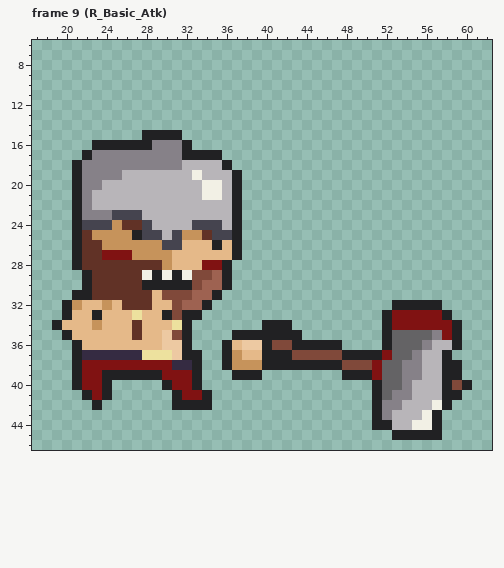
Two states of a pixel-art file, Assets/Smooz/Arts/Heroes/Animation/Attack/Red_Basic_Attack.aseprite. The picture above is the old version.
64x64 pixels, 12 frames. Shown: frame 9 (R_Basic_Atk): x 17..62, y 6..46.
Once edited:
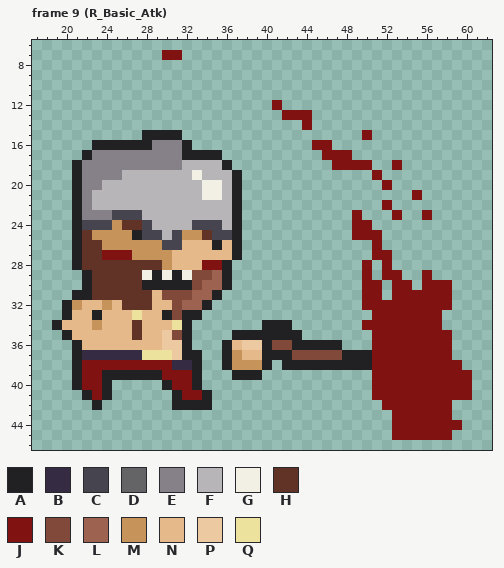
Palette (. is transparent): A #212123  B #352b42  C #45444f  D #646365  E #868188  F #b8b5b9  G #f2f0e5  H #613226  J #801212  K #80493a  L #9e6251  M #c6935b  N #e5b989  P #edc9a2  Q #ede19e
The exact change:
Changed rows in their new state; - is an unchanged pixel.
Frame 9 (R_Basic_Atk), layers "Hammer", "Hand_L Copy":
first column x 30:
 7 JJ
first column x 41:
12 J-------------------
13 -JJJ----------------
14 ---J----------------
15 ---------J----------
16 ----JJ--------------
17 -----JJJ------------
18 ------JJJJ--J-------
19 ----------J---------
20 -----------J--------
21 --------------J-----
22 -----------J--------
23 --------J---J--J----
24 --------JJ----------
25 --------JJJ---------
26 ----------J---------
27 ----------JJ--------
28 ---------J-J--------
29 ---------J-JJ--J----
30 ---------JJ-JJ-JJJ--
31 ---------JJ-JJJJJJ--
32 ---------JJJJJJJJJ--
33 ----------JJ-----.--
34 ---------JJJ-----..-
35 ----------JJJJJJJ-.-
36 ----------JJJJJJJJ.-
37 ----------J-JJJJJJ--
38 .------AAA-JJJJJJJJ-
39 -------...-JJJJJJJJJ
40 ----------JJJJJJJJJJ
41 ----------JJJJJJJJJJ
42 ----------.JJJJJJJ--
43 ----------..JJJJJJ--
44 ----------..JJJJJJJ-
45 ------------JJJJJJ--
Changed places in both pictures, as pixel boxes (x1, y1, x2, y2):
added: (162, 50, 182, 60)
changed: (272, 100, 472, 440)
